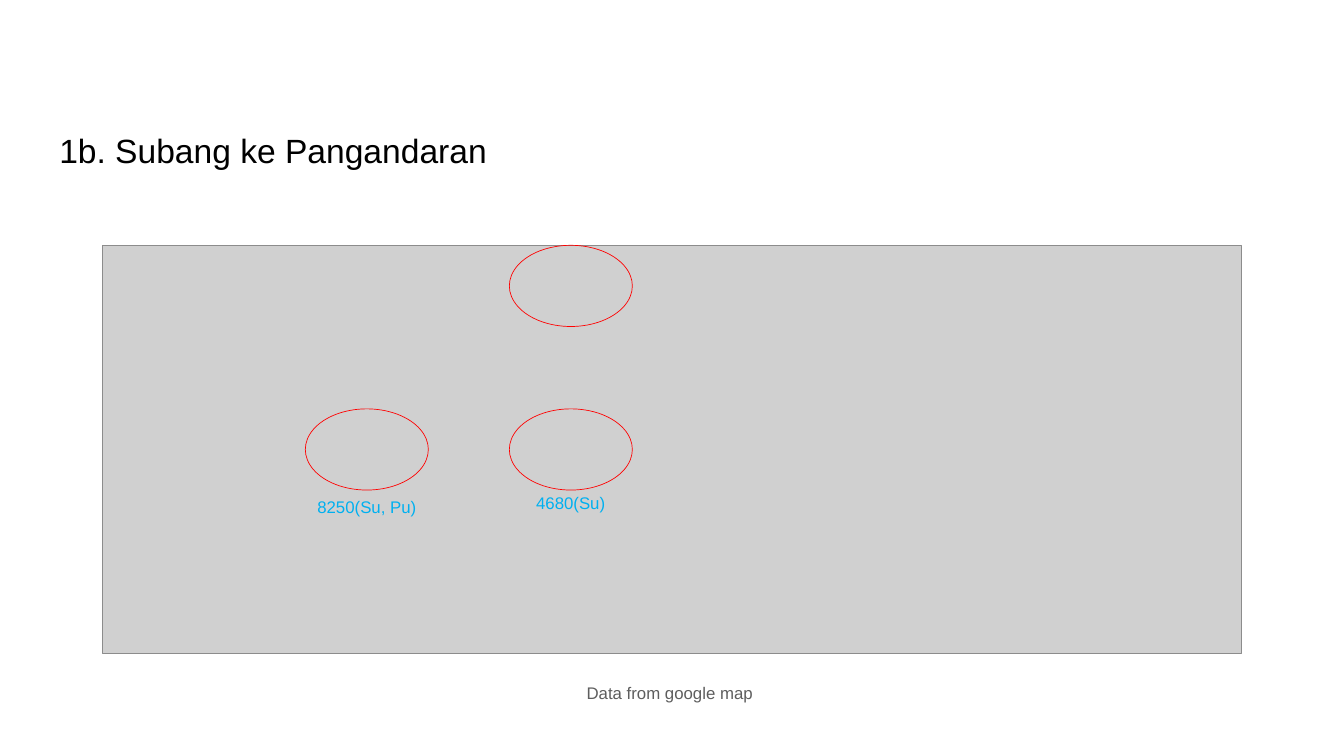
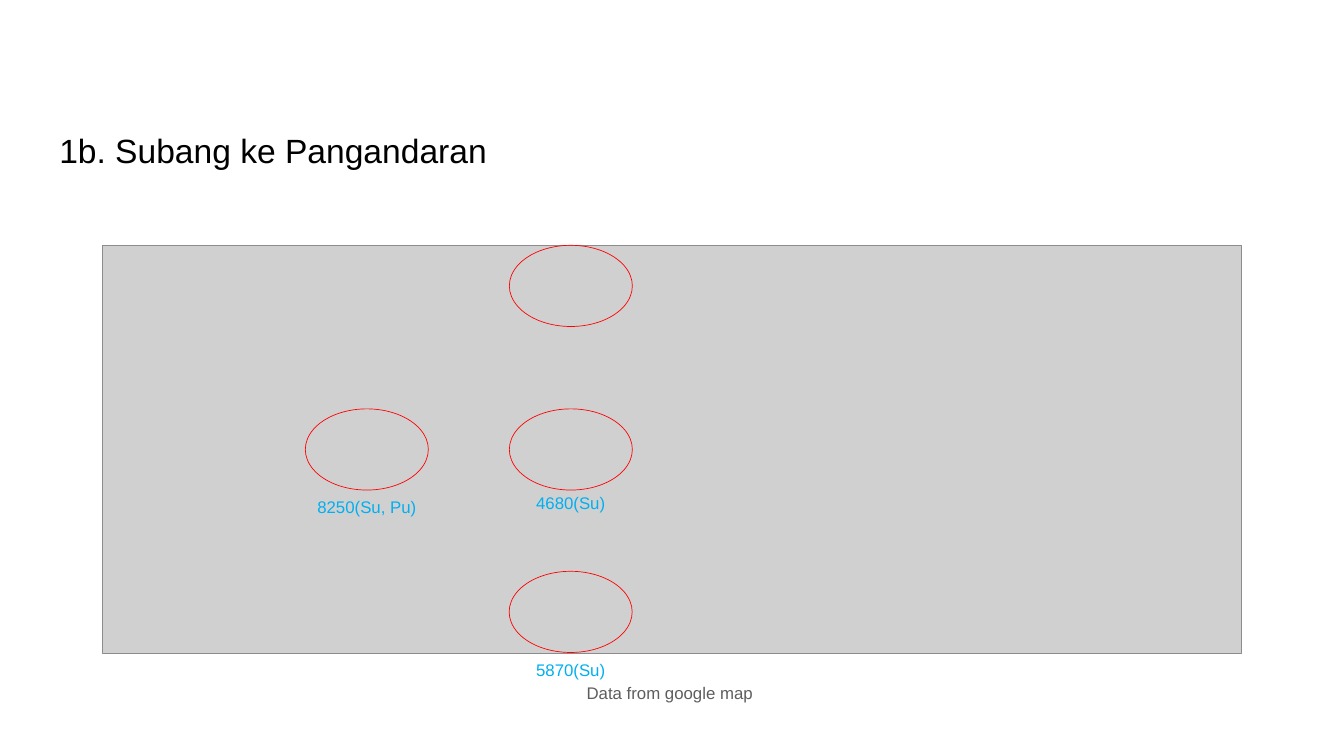
Before and after one commit to DentAlpha/Latihan-6-EL2208-PMC, a slide deck: slide 23 of Latihan 6.pptx (slide 19 before the commit). Drawn at 1344x756 pixels with LibreOffice and Linux fonts; fonts in the diff are those of the drawing; grey boxes stand for pictures. Boxes give left, top, right and bottom in pixels: in the first picture for what was removed or moved away, otherwise in the second. Text is boxed around its words. In the diff, an @@ line names an element or a change of style, - is before the commit and + after.

```diff
--- a/Latihan 6.pptx
+++ b/Latihan 6.pptx
@@ ellipse added at [509, 571, 632, 653], outline #FF0000 1 pt @@
@@ text added at [536, 663, 605, 680], 24 pt, text #00B0F0 @@
+5870(Su)
```
Also in this commit, not shown: 26 other slides changed, 3 slides added.
